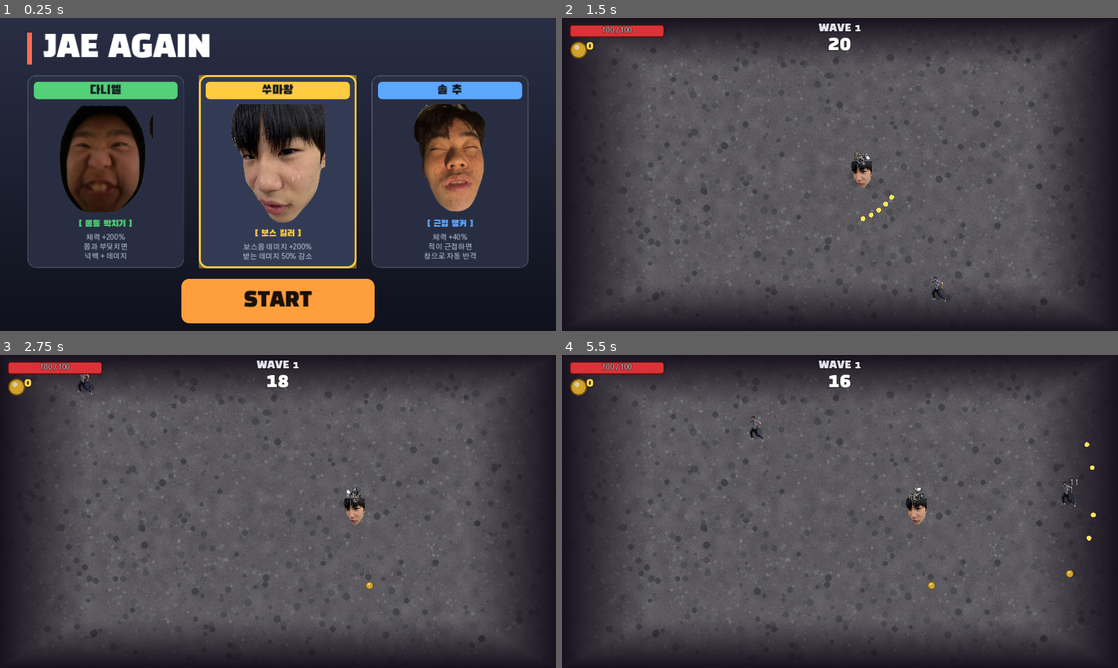
Above: before the commit, frames 1-4 (two rows, left to right).
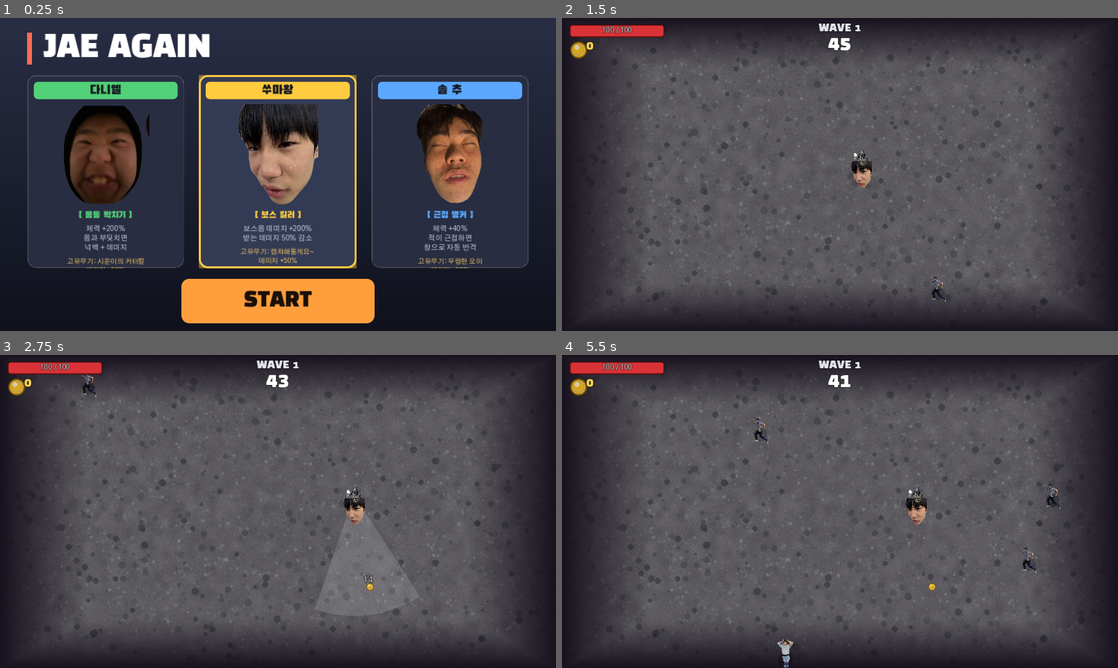
Above: after the commit, the same moments.

Repository: enrode63/-BROTATO
Game: Godot game, scene res://scenes/character_select.tscn
The game is run twice, just before and just after one commit, with the same random seed, the same clock (stepped at 60 frames per second) and the same inputs.
Inputs (mouse positions are in pixels of both pictures, inside the frame that each line leads up to):
- Up to frame 1 (0.25 s): no input
- Up to frame 2 (1.5 s): click "START" at 0.5 s; tap Enter at 1.25 s; move the mouse to (962, 158) at 1.27 s; hold Right from 1.28 s (still down); hold R from 1.28 s (still down); click (962, 158) at 1.42 s
- Up to frame 3 (2.75 s): tap Space at 1.52 s; release Right at 2 s; release R at 2 s; drag from (166, 527) to (450, 624) at 2.02 s
- Up to frame 4 (5.5 s): move the mouse to (895, 442) at 2.77 s; hold Right 2.78-3.5 s; hold R 2.78-3.5 s; tap Enter at 2.85 s; click (895, 442) at 2.92 s; drag from (812, 574) to (1012, 520) at 3.52 s; move the mouse to (1006, 558) at 4.27 s; hold Left 4.28-5 s; hold R 4.28-5 s; tap 1 at 4.35 s; click (1006, 558) at 4.42 s; tap Space at 4.52 s; drag from (673, 464) to (945, 495) at 5.02 s

The runs differ from the first frame. In frame 1, 8.1% of the frame differs, in the area x 10-88%, y 27-80%; in frame 2, 0.2%; in frame 3, 0.2%; in frame 4, 0.7%.
Error after the commit: Parse Error: Cannot infer the type of "raw" variable because the value doesn't have a set type. (res://scripts/shop.gd:96)

Commit message:
Feedback batch: 45s waves, camera cone-stun, cutter swing, sell items, 6-weapon merge-buy, monkey cap, wave scaling, HUD throwables, renames
- Camera: cone deals dmg + 0.3s stun, no pellets; cutter swing animation
- Char select shows signature weapon (+50%); item renames
- Shop: sell weapons (right-click, 50%), weapons still offered at 6 (buy=merge), monkey capped at 5, prices scale with wave, armor +1
- HUD shows throwable counts (1/2/3); waves 20s->45s; enemies +5% dmg & more spawns per wave
Co-Authored-By: Claude Opus 4.8 <noreply@anthropic.com>

Diff:
--- a/scripts/camera_weapon.gd
+++ b/scripts/camera_weapon.gd
@@ -1,11 +1,11 @@
 class_name CameraWeapon
 extends Weapon
-## "카메라" — shotgun. Fires a spread of pellets and flashes a translucent white
-## cone (부채꼴) in the firing direction.
+## "캡챠해둘게요~" (camera). Flashes a translucent white cone (부채꼴); every enemy
+## inside the cone takes damage and is stunned 0.3s. No projectiles.
 
-@export var pellet_count: int = 5
-@export var spread_degrees: float = 32.0
+const HALF_ANGLE_DEG := 26.0
 
+var _half_angle: float = deg_to_rad(HALF_ANGLE_DEG)
 var _flash: float = 0.0
 var _flash_angle: float = 0.0
 
@@ -13,8 +13,8 @@
 func _init() -> void:
 	weapon_id = "camera"
 	cooldown = 0.8
-	attack_range = 360.0
-	damage = 7
+	attack_range = 250.0
+	damage = 9
 	icon_path = "res://assets/weapon_camera.png"
 	icon_size = 34.0
 
@@ -29,34 +29,32 @@
 func _fire(target: Node2D) -> void:
 	var base_angle := (target.global_position - global_position).angle()
 	var dmg := effective_damage(damage)
-	for i in range(pellet_count):
-		var t := 0.0
-		if pellet_count > 1:
-			t = float(i) / float(pellet_count - 1) - 0.5
-		var angle := base_angle + deg_to_rad(spread_degrees) * t
-		_spawn_pellet(Vector2.RIGHT.rotated(angle), dmg)
-	_flash = 0.12
+	var reach := effective_range()
+	for e in get_tree().get_nodes_in_group("enemy"):
+		if not is_instance_valid(e):
+			continue
+		var to: Vector2 = e.global_position - global_position
+		if to.length() > reach:
+			continue
+		if absf(wrapf(to.angle() - base_angle, -PI, PI)) <= _half_angle:
+			if e.has_method("take_damage"):
+				e.take_damage(dmg)
+			if e.has_method("apply_stun"):
+				e.apply_stun(0.3)
+	_flash = 0.14
 	_flash_angle = base_angle
 	queue_redraw()
-
-
-func _spawn_pellet(dir: Vector2, dmg: int) -> void:
-	var b := Bullet.new()
-	b.setup(dir, dmg)
-	b.global_position = global_position
-	get_tree().current_scene.add_child(b)
 
 
 func _draw() -> void:
 	if _flash <= 0.0:
 		return
-	var a := clampf(_flash / 0.12, 0.0, 1.0)
-	var half := deg_to_rad(26.0)
-	var radius := 210.0
+	var a := clampf(_flash / 0.14, 0.0, 1.0)
+	var radius := effective_range()
 	var pts := PackedVector2Array()
 	pts.append(Vector2.ZERO)
 	var steps := 16
 	for i in steps + 1:
-		var ang := _flash_angle - half + (2.0 * half) * float(i) / float(steps)
+		var ang := _flash_angle - _half_angle + (2.0 * _half_angle) * float(i) / float(steps)
 		pts.append(Vector2.RIGHT.rotated(ang) * radius)
-	draw_colored_polygon(pts, Color(1.0, 1.0, 1.0, 0.30 * a))
+	draw_colored_polygon(pts, Color(1.0, 1.0, 1.0, 0.32 * a))
--- a/scripts/character_select.gd
+++ b/scripts/character_select.gd
@@ -160,6 +160,16 @@
 	desc.autowrap_mode = TextServer.AUTOWRAP_WORD_SMART
 	desc.mouse_filter = Control.MOUSE_FILTER_IGNORE
 	box.add_child(desc)
+
+	# signature weapon (+50% damage)
+	var wpn := Label.new()
+	wpn.text = "고유무기: %s\n데미지 +50%%" % c.get("weapon_name", "")
+	wpn.add_theme_font_size_override("font_size", 14)
+	wpn.add_theme_color_override("font_color", Color(1.0, 0.82, 0.4))
+	wpn.horizontal_alignment = HORIZONTAL_ALIGNMENT_CENTER
+	wpn.autowrap_mode = TextServer.AUTOWRAP_WORD_SMART
+	wpn.mouse_filter = Control.MOUSE_FILTER_IGNORE
+	box.add_child(wpn)
 
 	return card
 
--- a/scripts/characters.gd
+++ b/scripts/characters.gd
@@ -14,6 +14,7 @@
 			"texture": "res://assets/player_daniel.png",
 			"accent": Color(0.32, 0.82, 0.47),
 			"weapon": "cutter",
+			"weapon_name": "시운이의 커터칼",
 			"ability_title": "몸통 박치기",
 			"ability_desc": "체력 +200%\n몹과 부딪치면\n넉백 + 데미지",
 			"health_mult": 3.0,
@@ -30,6 +31,7 @@
 			"texture": "res://assets/player_ssumawang.png",
 			"accent": Color(1.0, 0.80, 0.25),
 			"weapon": "camera",
+			"weapon_name": "캡챠해둘게요~",
 			"ability_title": "보스 킬러",
 			"ability_desc": "보스몹 데미지 +200%\n받는 데미지 50% 감소",
 			"health_mult": 1.0,
@@ -44,6 +46,7 @@
 			"texture": "res://assets/player_solchu.png",
 			"accent": Color(0.36, 0.66, 1.0),
 			"weapon": "cucumber",
+			"weapon_name": "우람한 오이",
 			"ability_title": "근접 탱커",
 			"ability_desc": "체력 +40%\n적이 근접하면\n창으로 자동 반격",
 			"health_mult": 1.4,
--- a/scripts/cutter_weapon.gd
+++ b/scripts/cutter_weapon.gd
@@ -3,6 +3,7 @@
 ## "시운이의 커터칼" — melee. Damages every enemy inside a short radius when
 ## it swings. Fast cooldown, high per-hit damage, tiny range.
 
+const SWING_DUR := 0.22
 var _swing_left: float = 0.0
 
 
@@ -18,6 +19,10 @@
 	super._process(delta)
 	if _swing_left > 0.0:
 		_swing_left -= delta
+		# sweep the blade through an arc while swinging
+		if _icon != null:
+			var t := clampf(1.0 - _swing_left / SWING_DUR, 0.0, 1.0)
+			_icon.rotation += deg_to_rad(lerpf(-75.0, 75.0, t))
 		if _swing_left <= 0.0:
 			queue_redraw()
 
@@ -30,7 +35,7 @@
 			continue
 		if global_position.distance_to(e.global_position) <= reach and e.has_method("take_damage"):
 			e.take_damage(dmg)
-	_swing_left = 0.14
+	_swing_left = SWING_DUR
 	queue_redraw()
 
 
--- a/scripts/main.gd
+++ b/scripts/main.gd
@@ -5,7 +5,7 @@
 enum State { WAVE, SHOP, GAMEOVER }
 
 const ARENA := Vector2(1152, 648)
-const WAVE_DURATION := 20.0
+const WAVE_DURATION := 45.0
 
 var state: int = State.WAVE
 var wave: int = 0
@@ -22,6 +22,8 @@
 var _gold_label: Label
 var _center_label: Label
 var _font_display: Font
+var _throw_boxes: Dictionary = {}
+var _throw_labels: Dictionary = {}
 
 
 func _ready() -> void:
@@ -60,8 +62,8 @@
 	spawn_timer -= delta
 	if spawn_timer <= 0.0:
 		_spawn_enemy()
-		# Enemies come faster in later waves, floored so it stays survivable.
-		spawn_timer = maxf(0.35, 1.4 - float(wave) * 0.08)
+		# 웨이브가 거듭될수록 더 많이/빠르게 스폰.
+		spawn_timer = maxf(0.22, 1.3 - float(wave) * 0.09)
 	if timer <= 0.0:
 		_end_wave()
 
@@ -153,6 +155,10 @@
 		e.fire_interval = 2.0
 		e.projectile_damage = 7 + int(wave / 2)
 		e.projectile_speed = 250.0
+	# 웨이브마다 몹 데미지 +5%.
+	var dmg_scale := 1.0 + 0.05 * float(wave - 1)
+	e.contact_damage = int(round(float(e.contact_damage) * dmg_scale))
+	e.projectile_damage = int(round(float(e.projectile_damage) * dmg_scale))
 	e.position = _random_edge_position()
 	add_child(e)
 
@@ -237,6 +243,40 @@
 	_gold_label.add_theme_color_override("font_outline_color", Color(0, 0, 0, 0.85))
 	layer.add_child(_gold_label)
 
+	# --- Throwable counters (under gold) ---
+	var tdefs := [["grenade", "res://assets/throw_grenade.png", "1"],
+		["flashbang", "res://assets/throw_flash.png", "2"],
+		["molotov", "res://assets/throw_molotov.png", "3"]]
+	var tx := 14.0
+	for def in tdefs:
+		var box := Control.new()
+		box.position = Vector2(tx, 82)
+		box.custom_minimum_size = Vector2(62, 40)
+		layer.add_child(box)
+		var ic := TextureRect.new()
+		ic.texture = load(def[1])
+		ic.stretch_mode = TextureRect.STRETCH_KEEP_ASPECT_CENTERED
+		ic.size = Vector2(34, 34)
+		box.add_child(ic)
+		var key := Label.new()
+		key.text = def[2]
+		key.add_theme_font_size_override("font_size", 12)
+		key.add_theme_color_override("font_color", Color(0.7, 0.85, 1.0))
+		key.add_theme_constant_override("outline_size", 3)
+		key.add_theme_color_override("font_outline_color", Color(0, 0, 0, 0.9))
+		key.position = Vector2(0, 22)
+		box.add_child(key)
+		var cnt := Label.new()
+		cnt.add_theme_font_override("font", _font_display)
+		cnt.add_theme_font_size_override("font_size", 18)
+		cnt.add_theme_constant_override("outline_size", 4)
+		cnt.add_theme_color_override("font_outline_color", Color(0, 0, 0, 0.9))
+		cnt.position = Vector2(32, 8)
+		box.add_child(cnt)
+		_throw_boxes[def[0]] = box
+		_throw_labels[def[0]] = cnt
+		tx += 66.0
+
 	# --- Wave + timer (top-center) ---
 	_wave_label = _centered_label(layer, 22, 10)
 	_wave_label.add_theme_color_override("font_color", Color(0.9, 0.9, 0.95))
@@ -283,6 +323,10 @@
 	_hp_bar.value = player.health
 	_hp_label.text = "%d / %d" % [player.health, player.max_health]
 	_gold_label.text = str(GameState.gold)
+	for id in _throw_boxes:
+		var n := int(player.throwable_counts.get(id, 0))
+		_throw_boxes[id].visible = n > 0
+		_throw_labels[id].text = "x%d" % n
 	_wave_label.text = "WAVE %d" % wave
 	match state:
 		State.WAVE:
--- a/scripts/player.gd
+++ b/scripts/player.gd
@@ -135,6 +135,44 @@
 	return CameraWeapon.new()
 
 
+## Can we take another copy of [param id]? True if a slot is free, or an
+## existing copy of the same type can still level up (buy-to-merge when full).
+func can_acquire_weapon(id: String) -> bool:
+	if weapons.size() < MAX_WEAPONS:
+		return true
+	for w in weapons:
+		if w.weapon_id == id and w.level < Weapon.MAX_LEVEL:
+			return true
+	return false
+
+
+## Add a weapon, or (if full) level up the lowest matching copy. Returns success.
+func acquire_weapon(id: String) -> bool:
+	if weapons.size() < MAX_WEAPONS:
+		return add_weapon(make_weapon(id))
+	var best: Weapon = null
+	for w in weapons:
+		if w.weapon_id == id and w.level < Weapon.MAX_LEVEL:
+			if best == null or w.level < best.level:
+				best = w
+	if best != null:
+		best.level += 1
+		return true
+	return false
+
+
+## Sell the weapon at [param index] for 50% of its shop price. Keeps >=1 weapon.
+func sell_weapon(index: int, wave: int) -> int:
+	if weapons.size() <= 1 or index < 0 or index >= weapons.size():
+		return 0
+	var w: Weapon = weapons[index]
+	var value := max(1, int(round((42.0 + float(wave) * 4.0) * 0.25)) * w.level)
+	weapons.remove_at(index)
+	w.queue_free()
+	_arrange_weapons()
+	return value
+
+
 ## Merge weapon at [param from_idx] into [param to_idx] if same type & level.
 ## Returns true on success (level up, one weapon consumed).
 func merge_weapons(from_idx: int, to_idx: int) -> bool:
@@ -162,7 +200,7 @@
 		"tricep": stat_damage_pct += 5.0
 		"leg": stat_speed_pct += 3.0
 		"heart": _add_hp_pct(5.0)
-		"spine": stat_armor += 5
+		"spine": stat_armor += 1
 		"tooth": stat_lifesteal += 1.0
 		"monkey": stat_bonus_gold += 1
 		"heal": health = min(max_health, health + int(ceil(max_health * 0.25)))
--- a/scripts/shop.gd
+++ b/scripts/shop.gd
@@ -17,13 +17,13 @@
 const WEAPON_ITEMS := [
 	{"id": "cucumber", "name": "우람한 오이", "desc": "관통 원거리 창", "icon": "res://assets/weapon_cucumber.png"},
 	{"id": "cards", "name": "트페의 카드", "desc": "랜덤 카드 효과", "icon": "res://assets/weapon_cards.png"},
-	{"id": "cutter", "name": "커터칼", "desc": "근접 광역", "icon": "res://assets/weapon_cutter.png"},
-	{"id": "camera", "name": "카메라", "desc": "샷건 광역", "icon": "res://assets/weapon_camera.png"},
+	{"id": "cutter", "name": "시운이의 커터칼", "desc": "근접 광역", "icon": "res://assets/weapon_cutter.png"},
+	{"id": "camera", "name": "캡챠해둘게요~", "desc": "부채꼴 스턴", "icon": "res://assets/weapon_camera.png"},
 ]
 const THROWABLE_ITEMS := [
 	{"id": "grenade", "name": "수류탄", "desc": "광역 폭발 (1키)", "icon": "res://assets/throw_grenade.png"},
 	{"id": "flashbang", "name": "섬광탄", "desc": "전체 3초 속박 (2키)", "icon": "res://assets/throw_flash.png"},
-	{"id": "molotov", "name": "화염병", "desc": "범위 지속 화염 (3키)", "icon": "res://assets/throw_molotov.png"},
+	{"id": "molotov", "name": "화'염병'", "desc": "범위 지속 화염 (3키)", "icon": "res://assets/throw_molotov.png"},
 ]
 
 var _player: Player
@@ -62,30 +62,40 @@
 
 
 func _weapon_offer() -> Dictionary:
-	if _player.weapons.size() >= Player.MAX_WEAPONS:
-		return _stat_offer()
 	var w: Dictionary = WEAPON_ITEMS.pick_random()
 	return {"kind": "weapon", "id": w["id"], "name": w["name"], "desc": w["desc"],
-		"icon": w["icon"], "price": _halve(42 + _wave * 4 + randi() % 16), "sold": false}
+		"icon": w["icon"], "price": _price(42, 4, 16), "sold": false}
 
 
 func _throwable_offer() -> Dictionary:
 	var t: Dictionary = THROWABLE_ITEMS.pick_random()
 	return {"kind": "throwable", "id": t["id"], "name": t["name"], "desc": t["desc"],
-		"icon": t["icon"], "amount": 2, "price": _halve(28 + _wave * 3 + randi() % 10), "sold": false}
+		"icon": t["icon"], "amount": 2, "price": _price(28, 3, 10), "sold": false}
 
 
 func _stat_offer() -> Dictionary:
 	if randf() < 0.16:
 		return {"kind": "heal", "id": "heal", "name": "체력 회복", "desc": "HP 25% 회복",
-			"icon": "res://assets/stat_heal.png", "price": _halve(22 + _wave * 2), "sold": false}
-	var s: Dictionary = STAT_ITEMS.pick_random()
+			"icon": "res://assets/stat_heal.png", "price": _price(22, 2, 1), "sold": false}
+	var pool := STAT_ITEMS.filter(_stat_allowed)
+	var s: Dictionary = pool.pick_random()
 	return {"kind": "stat", "id": s["id"], "name": s["name"], "desc": s["desc"],
-		"icon": s["icon"], "price": _halve(14 + _wave * 3 + randi() % 10), "sold": false}
-
-
-func _halve(v: int) -> int:
-	return max(1, int(round(float(v) * 0.5)))
+		"icon": s["icon"], "price": _price(14, 3, 10), "sold": false}
+
+
+## 쌀숭이(추가 골드)는 5회(=+5)까지만 등장.
+func _stat_allowed(item: Dictionary) -> bool:
+	if item["id"] == "monkey" and _player.stat_bonus_gold >= 5:
+		return false
+	return true
+
+
+## Base price, per-wave growth, and a small random spread — then halved (50% off).
+## Prices climb as waves go on.
+func _price(base: int, per_wave: int, spread: int) -> int:
+	var raw := base + _wave * per_wave + (randi() % max(spread, 1))
+	raw = int(round(float(raw) * (1.0 + 0.04 * float(_wave))))  # extra late-game growth
+	return max(1, int(round(float(raw) * 0.5)))
 
 
 # --- UI ----------------------------------------------------------------------
@@ -136,7 +146,7 @@
 
 	# inventory (bottom-left)
 	var inv_title := Label.new()
-	inv_title.text = "인벤토리 (보유 무기 · 같은 무기 2개 드래그하면 합성)"
+	inv_title.text = "인벤토리 (같은 무기 2개 드래그 = 합성 · 무기 우클릭 = 50% 판매)"
 	inv_title.add_theme_font_size_override("font_size", 17)
 	inv_title.add_theme_color_override("font_color", Color(0.75, 0.8, 0.9))
 	inv_title.position = Vector2(40, 470)
@@ -308,13 +318,13 @@
 	var o: Dictionary = _offers[index]
 	if o.get("sold", false):
 		return
-	if o["kind"] == "weapon" and _player.weapons.size() >= Player.MAX_WEAPONS:
+	if o["kind"] == "weapon" and not _player.can_acquire_weapon(o["id"]):
 		return
 	if not GameState.spend(int(o["price"])):
 		return
 	match o["kind"]:
 		"weapon":
-			_player.add_weapon(_player.make_weapon(o["id"]))
+			_player.acquire_weapon(o["id"])
 			_rebuild_inventory()
 		"throwable":
 			_player.add_throwable(o["id"], int(o.get("amount", 2)))
@@ -323,6 +333,14 @@
 			_player.apply_upgrade(o["id"])
 	o["sold"] = true
 	_refresh()
+
+
+func sell_weapon(index: int) -> void:
+	var value := _player.sell_weapon(index, _wave)
+	if value > 0:
+		GameState.add_gold(value)
+		_rebuild_inventory()
+		_refresh()
 
 
 func _on_reroll() -> void:
@@ -359,6 +377,9 @@
 			continue
 		if o.get("sold", false):
 			btn.text = "완료"
+			btn.disabled = true
+		elif o["kind"] == "weapon" and not _player.can_acquire_weapon(o["id"]):
+			btn.text = "슬롯 가득"
 			btn.disabled = true
 		else:
 			btn.text = "구매 %d" % int(o["price"])
--- a/scripts/weapon_slot.gd
+++ b/scripts/weapon_slot.gd
@@ -46,6 +46,12 @@
 		add_child(lvl)
 
 
+func _gui_input(event: InputEvent) -> void:
+	if event is InputEventMouseButton and event.pressed and event.button_index == MOUSE_BUTTON_RIGHT:
+		if shop != null and index >= 0:
+			shop.sell_weapon(index)
+
+
 func _get_drag_data(_at_position: Vector2) -> Variant:
 	if index < 0:
 		return null
